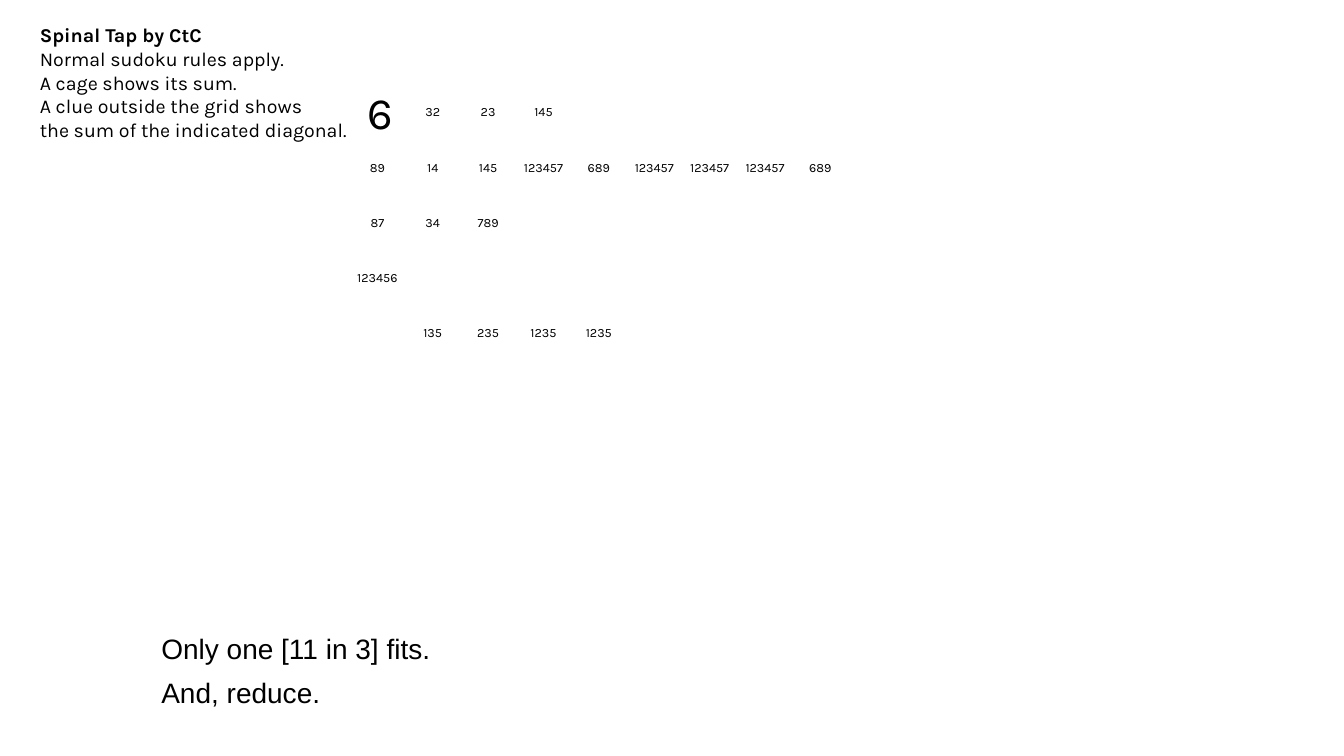
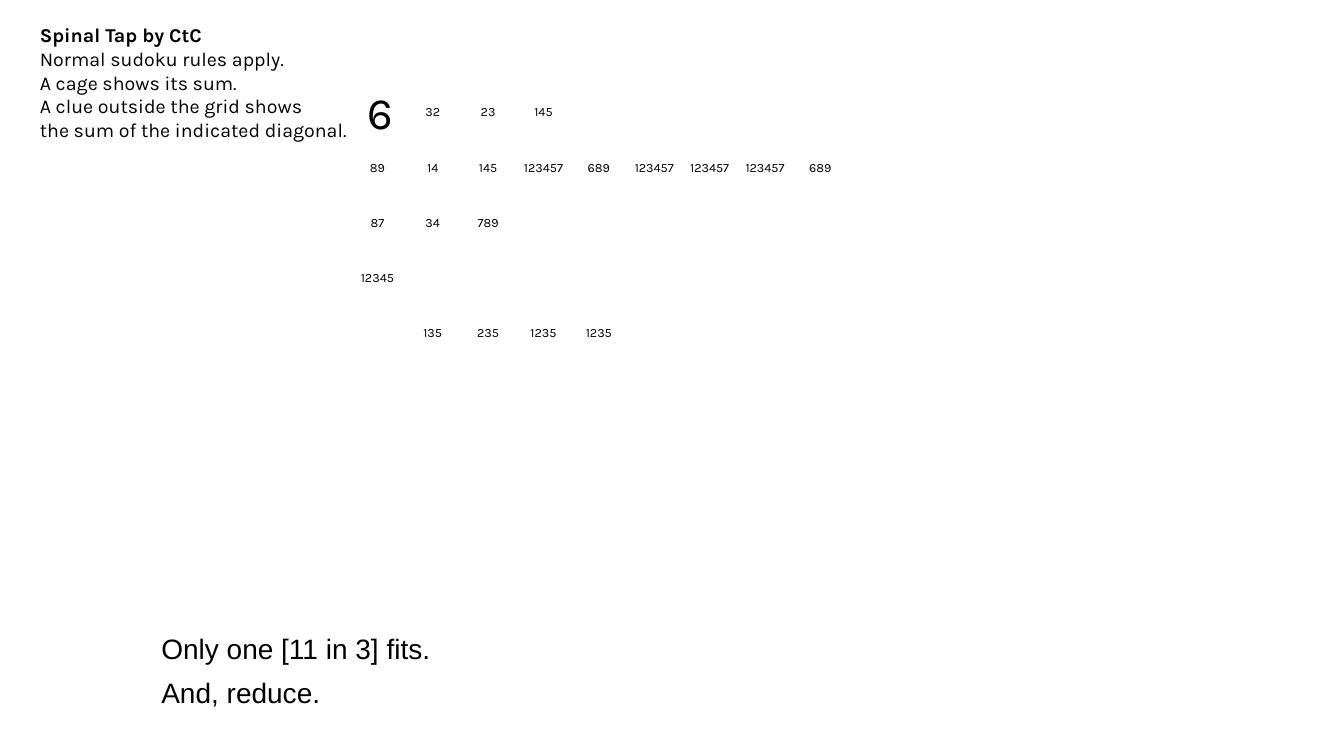
Before and after one commit to jhardis/WSJ_Number_Puzzles, a slide deck: slide 22 of 20261121_2.pptx. Drawn at 1344x756 pixels with LibreOffice and Linux fonts; fonts in the diff are those of the drawing; background and template pictures are left out. Boxes give left, top, right and bottom in pixels: in the first picture for what was removed or moved away, otherwise in the second. Text is boxed around its words. In the diff, an @@ line names an element or a change of style, - is before the commit and + after.

```diff
--- a/20261121_2.pptx
+++ b/20261121_2.pptx
@@ text at box(361, 274, 394, 282): text changed @@
-123456
+12345
```
Also in this commit, not shown: 3 other slides changed.
